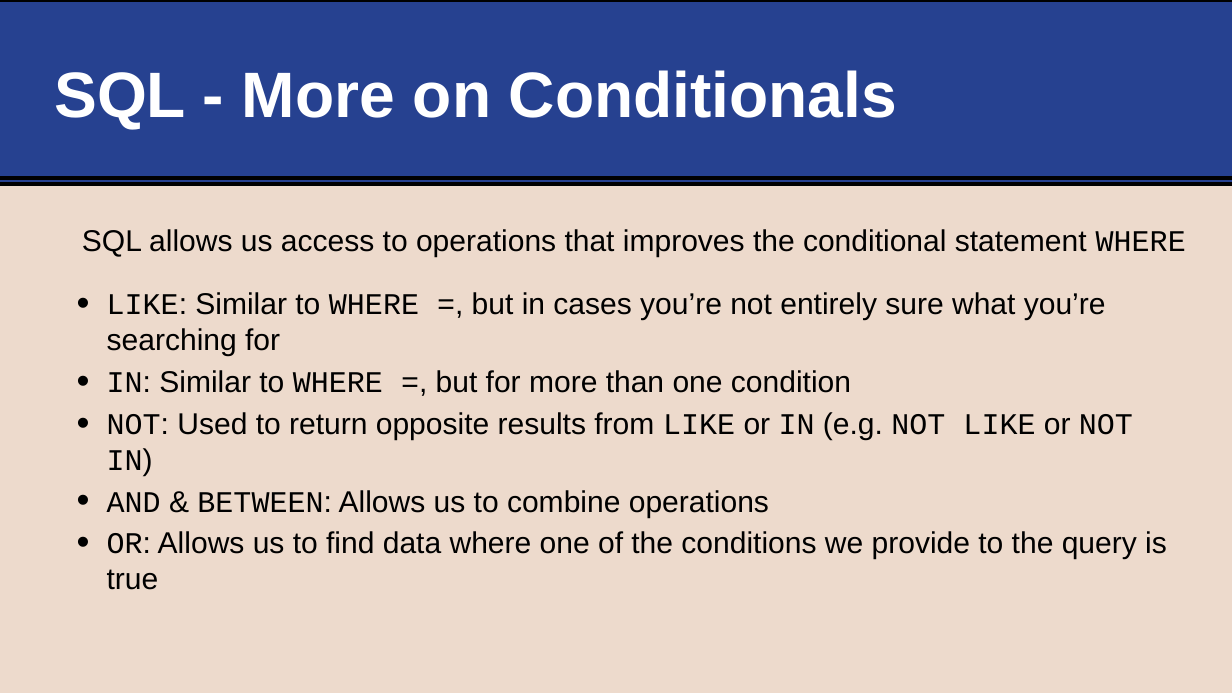
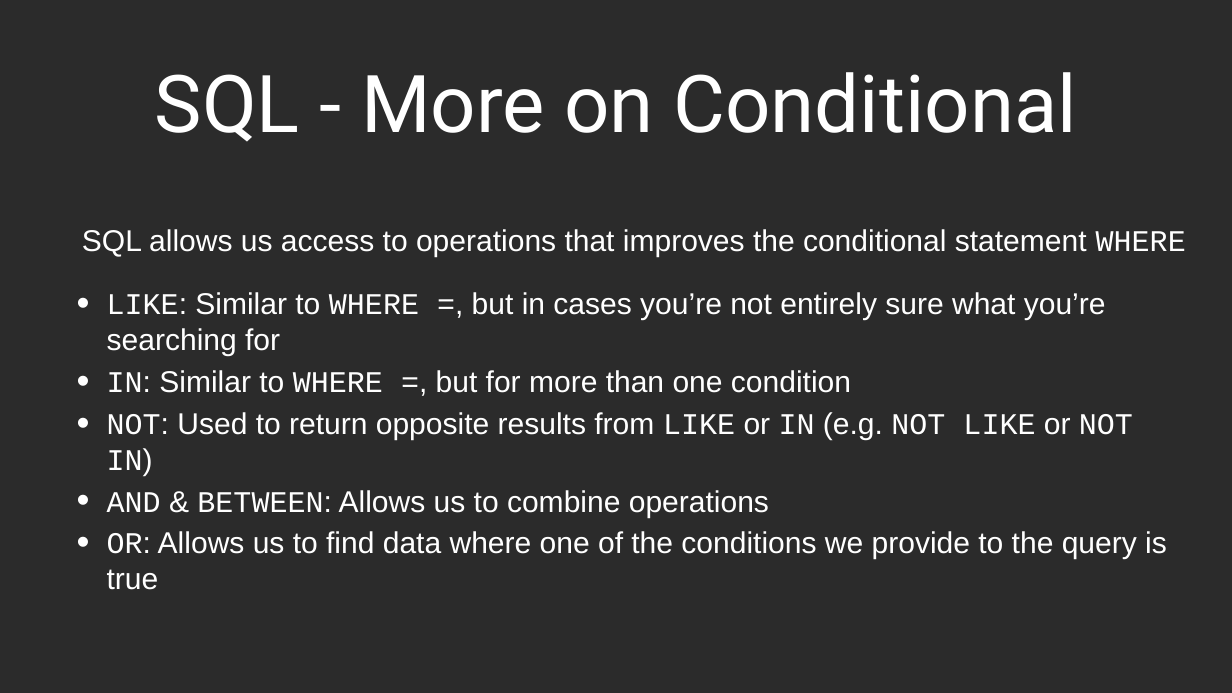
Before and after one commit to life-efficient/Data-Engineering, a slide deck: slide 21 of 2. SQL/1. SQL Basics/1. SQL Basics.pptx (slide 20 before the commit). Drawn at 1232x693 pixels with LibreOffice and Linux fonts; fonts in the diff are those of the drawing; background and template pictures are left out; a plain dark background stands for a picture behind light text. Boxes give left, top, right and bottom in pixels: in the first picture for what was removed or moved away, otherwise in the second. Text is boxed around its words. In the diff, an @@ line names an element or a change of style, - is before the commit and + after.

```diff
--- a/2. SQL/1. SQL Basics/1. SQL Basics.pptx
+++ b/2. SQL/1. SQL Basics/1. SQL Basics.pptx
@@ background #EDDACC to picture (left out) @@
@@ rectangle removed at (x1=0, y1=0, x2=1232, y2=184) @@
@@ title "SQL - More on Conditional" at (x1=155, y1=72, x2=1077, y2=142): vertical alignment middle to bottom @@
@@ title at (x1=155, y1=72, x2=1077, y2=142): text changed; size 100 to 124.2 pt; font Arial to Roboto; bold off @@
-SQL - More on Conditionals
+SQL - More on Conditional
@@ line removed from (0, 178) to (1232, 178) @@
@@ text "SQL allows us access to ..." at (x1=82, y1=229, x2=1186, y2=590): text colour #000000 to #FFFFFF @@
```
Also in this commit, not shown: 23 other slides changed, 4 slides added, 3 slides removed, 1 other file.
